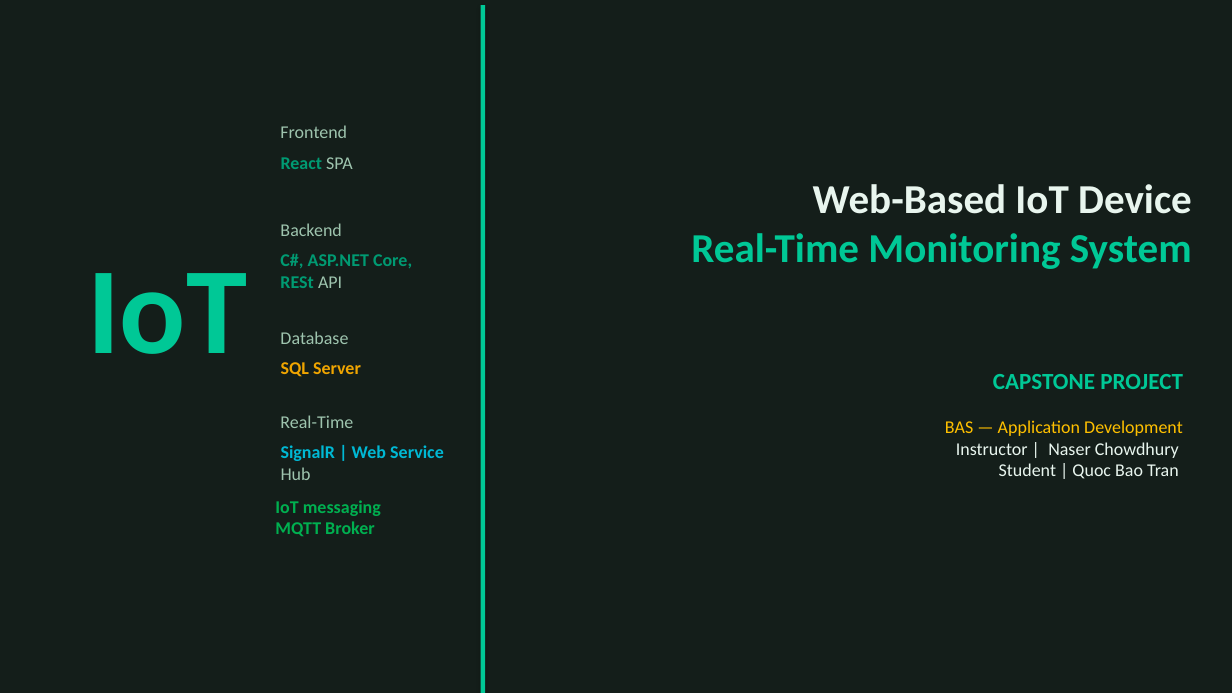
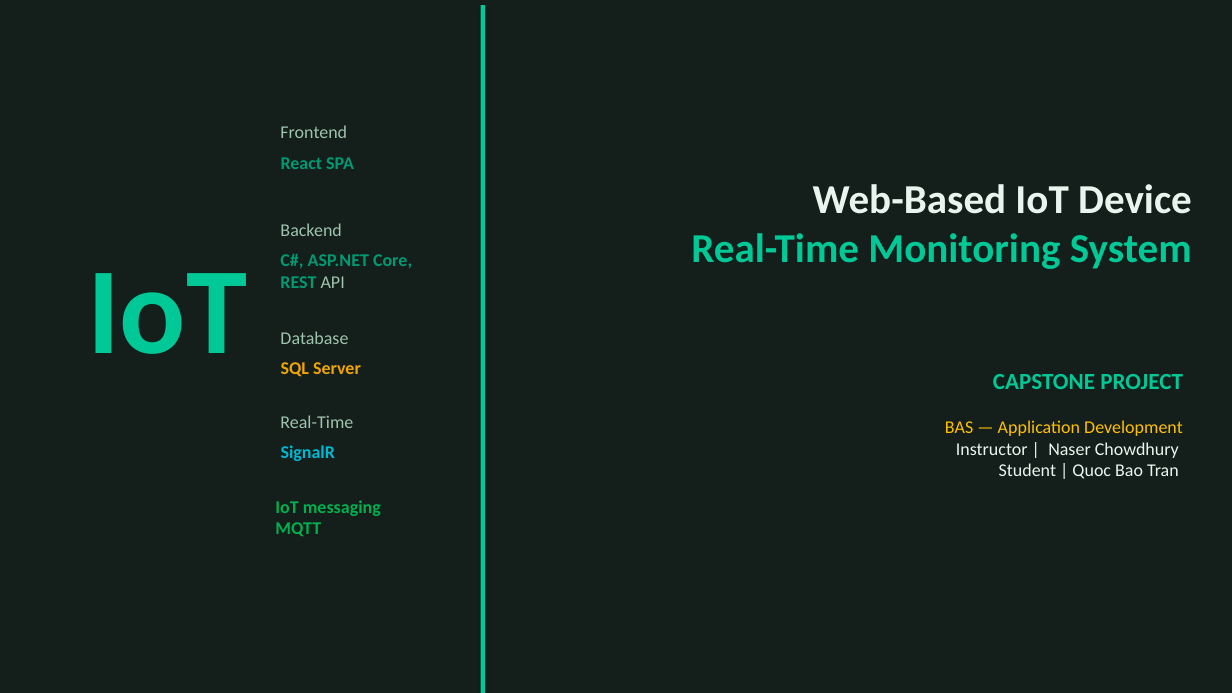
Before and after one commit to TranRTC/capstone_project, a slide deck: slide 1 of Documents/Presentation/Capstone Project Presentation.pptx. Drawn at 1232x693 pixels with LibreOffice and Linux fonts; fonts in the diff are those of the drawing. Boxes give left, top, right and bottom in pixels: in the first picture for what was removed or moved away, otherwise in the second. Text is boxed around its words. In the diff, an @@ line names an element or a change of style, - is before the commit and + after.

```diff
--- a/Documents/Presentation/Capstone Project Presentation.pptx
+++ b/Documents/Presentation/Capstone Project Presentation.pptx
@@ text "React SPA" at (x1=281, y1=157, x2=354, y2=169): text colour #9EC4AE to #009A72, bold on in "SPA" @@
@@ text at (x1=280, y1=254, x2=412, y2=288): text changed @@
-C#, ASP.NET Core, RESt API
+C#, ASP.NET Core, REST API
@@ text at (x1=281, y1=445, x2=336, y2=461): text changed @@
-SignalR | Web Service Hub
+SignalR
@@ text at (x1=275, y1=522, x2=321, y2=536): text changed @@
-MQTT Broker
+MQTT
```
Also in this commit, not shown: 3 other slides changed, 1 other file.
